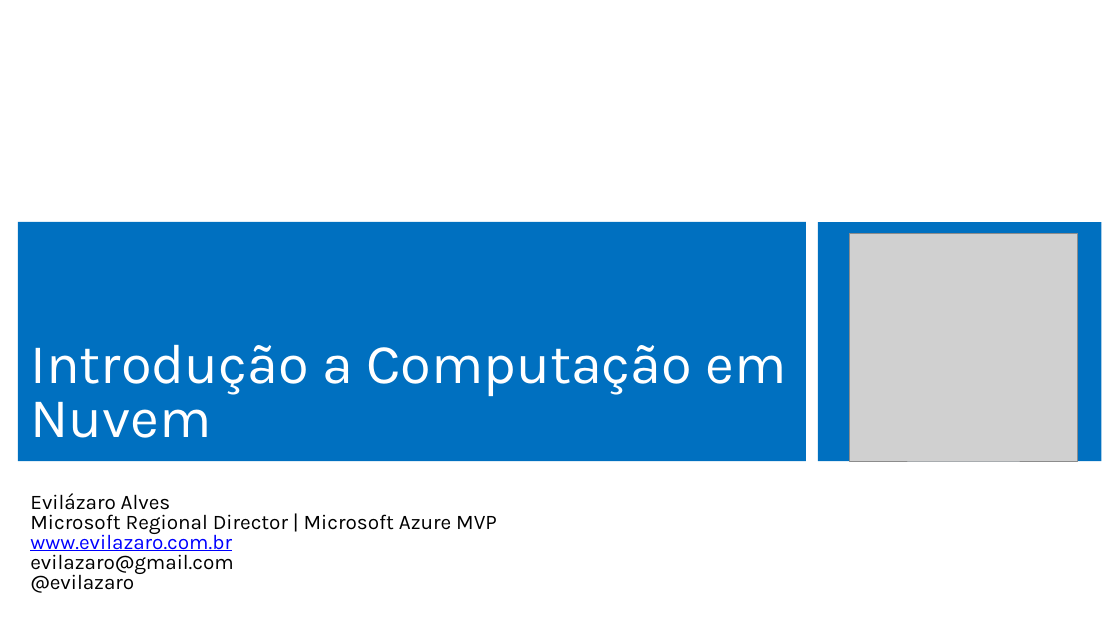
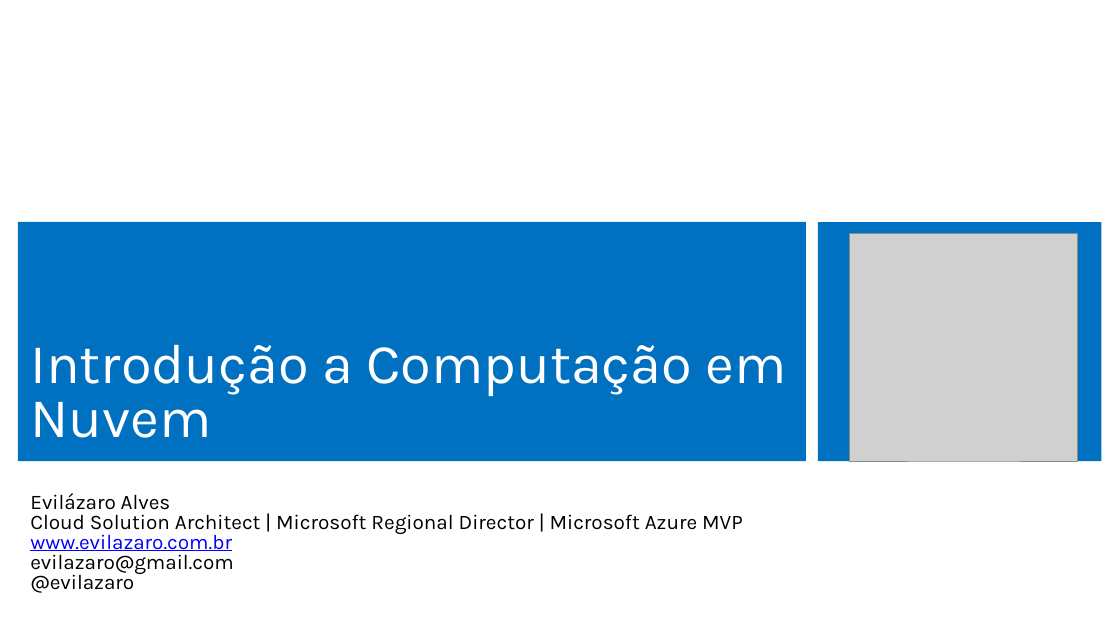
Before and after one commit to Evilazaro/MCSDAzureTraining, a slide deck: slide 1 of Introduction to Cloud Computing/Introduction to Cloud Computing.pptx. Drawn at 1120x630 pixels with LibreOffice and Linux fonts; fonts in the diff are those of the drawing; grey boxes stand for pictures. Boxes give left, top, right and bottom in pixels: in the first picture for what was removed or moved away, otherwise in the second. Text is boxed around its words. In the diff, an @@ line names an element or a change of style, - is before the commit and + after.

```diff
--- a/Introduction to Cloud Computing/Introduction to Cloud Computing.pptx
+++ b/Introduction to Cloud Computing/Introduction to Cloud Computing.pptx
@@ subtitle at <box>30,514,743,535</box>: text changed @@
-Microsoft Regional Director | Microsoft Azure MVP
+Cloud Solution Architect | Microsoft Regional Director | Microsoft Azure MVP
```
Also in this commit, not shown: 9 other slides changed.
